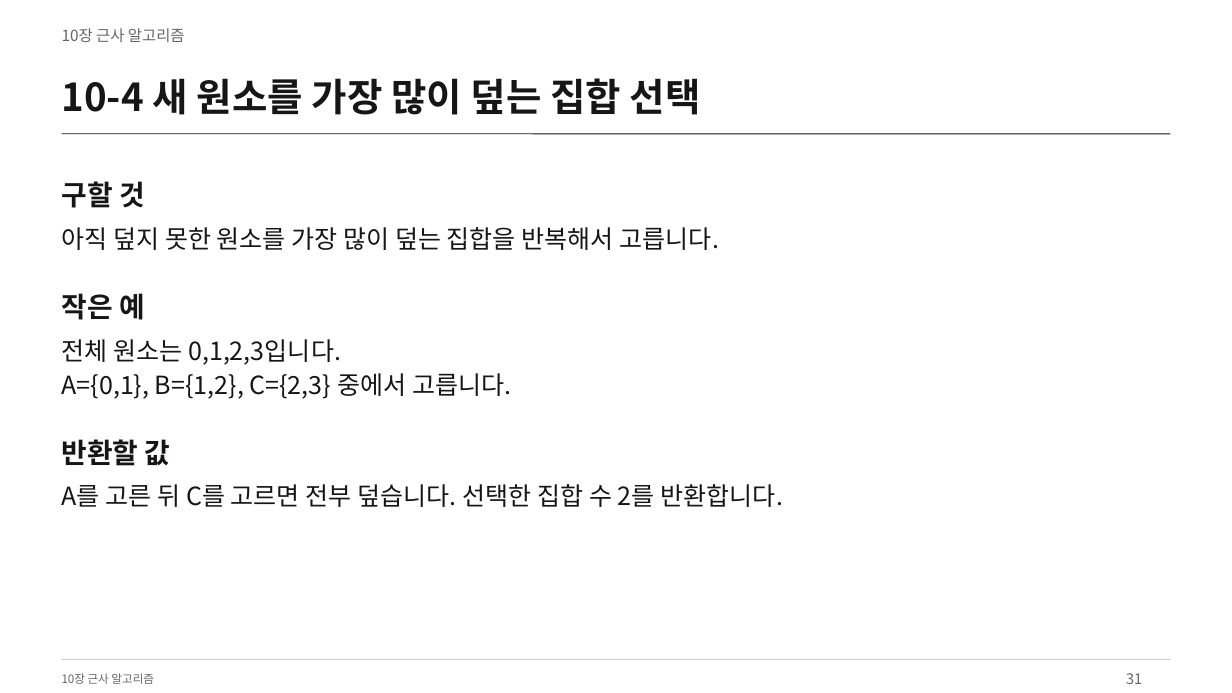
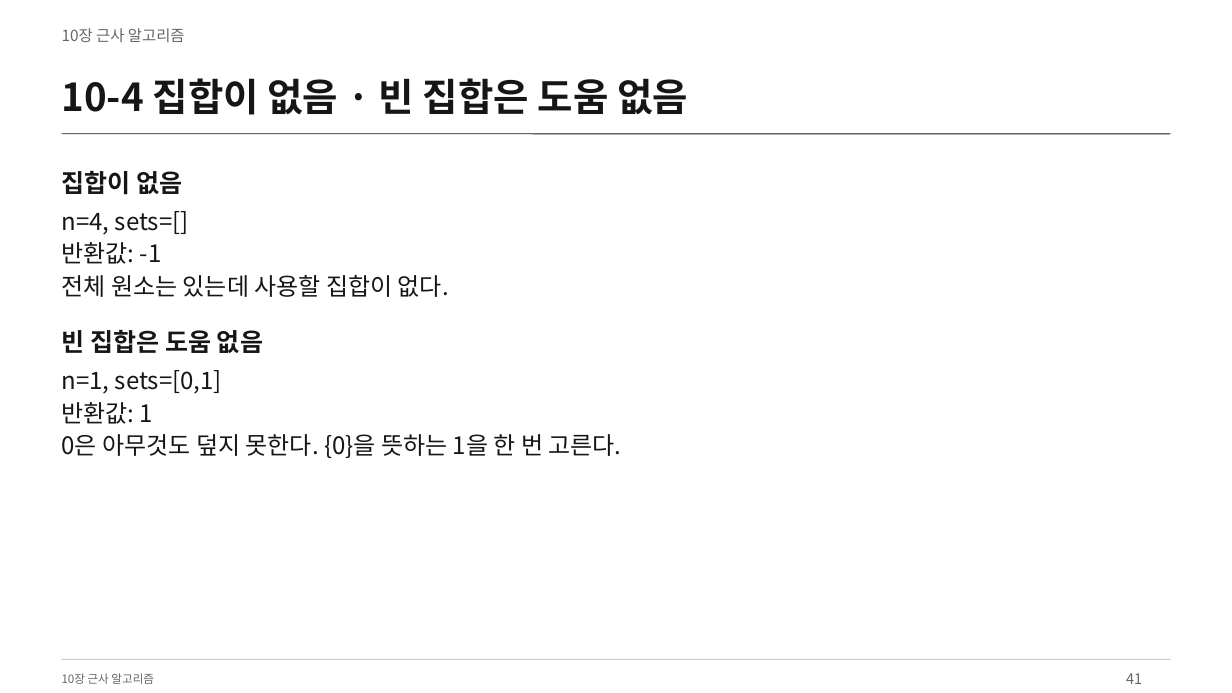
Before and after one commit to Sangdon-Park/Sangdon-Park.github.io, a slide deck: slide 41 of data/알고리즘/10장_근사_알고리즘.pptx (slide 31 before the commit). Drawn at 1232x693 pixels with LibreOffice and Linux fonts; fonts in the diff are those of the drawing. Boxes give left, top, right and bottom in pixels: in the first picture for what was removed or moved away, otherwise in the second. Text is boxed around its words. In the diff, an @@ line names an element or a change of style, - is before the commit and + after.

```diff
--- a/data/알고리즘/10장_근사_알고리즘.pptx
+++ b/data/알고리즘/10장_근사_알고리즘.pptx
@@ text at (x1=62, y1=78, x2=688, y2=115): text changed @@
-10-4 새 원소를 가장 많이 덮는 집합 선택
+10-4 집합이 없음 · 빈 집합은 도움 없음
@@ text added at (x1=62, y1=171, x2=182, y2=195), 19.5 pt, text #161616, bold @@
+집합이 없음
@@ text removed at (x1=62, y1=181, x2=145, y2=208) @@
-구할 것
@@ text at (x1=62, y1=211, x2=449, y2=297): text changed; size 19.5 to 18.8 pt @@
-아직 덮지 못한 원소를 가장 많이 덮는 집합을 반복해서 고릅니다.
+n=4, sets=[]
+반환값: -1
+전체 원소는 있는데 사용할 집합이 없다.
@@ text removed at (x1=62, y1=293, x2=145, y2=320) @@
-작은 예
@@ text removed at (x1=62, y1=339, x2=511, y2=399) @@
-전체 원소는 0,1,2,3입니다.
-A={0,1}, B={1,2}, C={2,3} 중에서 고릅니다.
@@ text added at (x1=62, y1=330, x2=263, y2=353), 19.5 pt, text #161616, bold @@
+빈 집합은 도움 없음
@@ text added at (x1=62, y1=370, x2=622, y2=458), 18.8 pt, text #161616 @@
+n=1, sets=[0,1]
+반환값: 1
+0은 아무것도 덮지 못한다. {0}을 뜻하는 1을 한 번 고른다.
@@ text removed at (x1=62, y1=439, x2=171, y2=466) @@
-반환할 값
@@ text removed at (x1=62, y1=484, x2=783, y2=507) @@
-A를 고른 뒤 C를 고르면 전부 덮습니다. 선택한 집합 수 2를 반환합니다.
@@ text at (x1=1126, y1=673, x2=1142, y2=684): text changed @@
-31
+41
```
Also in this commit, not shown: 37 other slides changed, 12 slides added, 4 slides removed, 18 other files.
